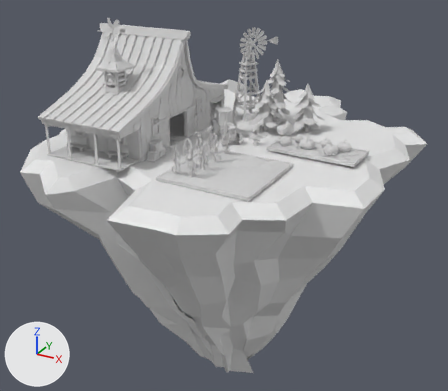
A saved change to the OBJ model frontend/assets/farm/farm_cliff.obj.
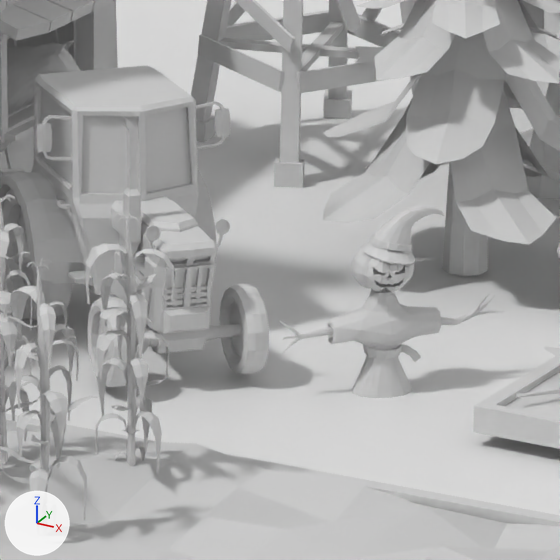
Old and new are each drawn whole from a camera (50 mm lens) standing at (44.2, -79.2, 36.2) and looking at (-0.1, 1.4, -4.1) and again close up on the part from 47% to 62% of the width and 25% to 42% of the height. The lights are fixed; the arrows at lower left show +X, +Y and +Z. Where no turn or scale is listed for an object, it has been applied to the vertices. Vertices at the same position are counted once.

Objects in the first close-up: 'Cube.009_Cube.001', 'Cube.010_Cube.001', 'Cube.011_Cube.001', 'Cube.013_Cube.001', 'Cube.014_Cube.001', 'Plane.000_Plane.001', 'Plane.005_Plane.001', 'Plane_Plane.001', 'clif_Plane'.
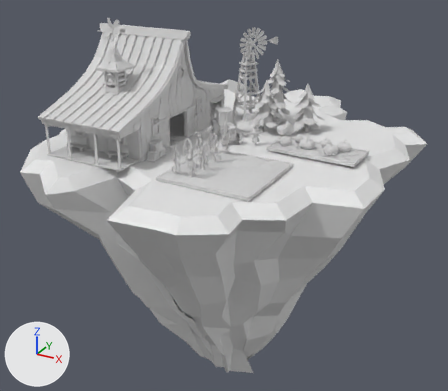
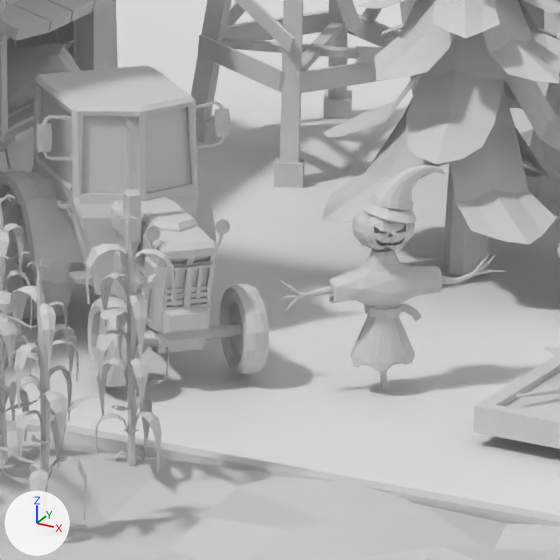
Commit message: feat: update 3d model

What differs and where, as boxes (x1, y1, x2, y2) in the close-ups (560 x 560 px; the box of a moved part takes in the faces that stretch with it):
'Plane_Plane.001', mesh moved: before (279, 207, 505, 398); after (280, 165, 503, 391)
part 1 of me_cube_010_cube_001, moved or reshaped: before (33, 431, 369, 522); after (33, 432, 369, 522)

Diff of the bpy script that builds the scene:
```diff
--- a/frontend/assets/farm/farm_cliff.obj.py
+++ b/frontend/assets/farm/farm_cliff.obj.py
@@ me_cube_010_cube_001 @@
 me_cube_010_cube_001.from_pydata(...)  # 6538 vertices, 4300 faces, 144 loose edges; spans x 2.71..15.56, y -21.14..-8.44, z 7.19..12.18
 # used by ob_cube_010_cube_001; location = (0.0, 0.0, 0.0)
-me_cube_010_cube_001.vertices[6443].co = (8.39, -9.07, 7.77)  # pixel (266, 469)
-me_cube_010_cube_001.vertices[6444].co = (6.97, -8.79, 7.87)  # pixel (195, 443)
-me_cube_010_cube_001.vertices[6445].co = (6.02, -8.96, 7.8)  # pixel (138, 441)
+# me_cube_010_cube_001 part 1
+me_cube_010_cube_001.vertices[6443].co = (8.39, -8.54, 7.52)
+me_cube_010_cube_001.vertices[6444].co = (6.97, -8.56, 7.3)
+me_cube_010_cube_001.vertices[6445].co = (6.02, -8.61, 7.27)
 me_cube_010_cube_001.materials.append(mat_m4_001)
@@ me_plane_plane_001 @@
 me_plane_plane_001.from_pydata(...)  # 1346 vertices, 2315 faces; spans x 6.16..9.09, y -4.45..-1.64, z 5.94..10.31
 # used by ob_plane_plane_001; location = (0.0, 0.0, 0.0)
+# me_plane_plane_001 part 2: the whole mesh is moved by (0.0, 0.0, 0.72)
 me_plane_plane_001.materials.append(mat_m11_001)
```
